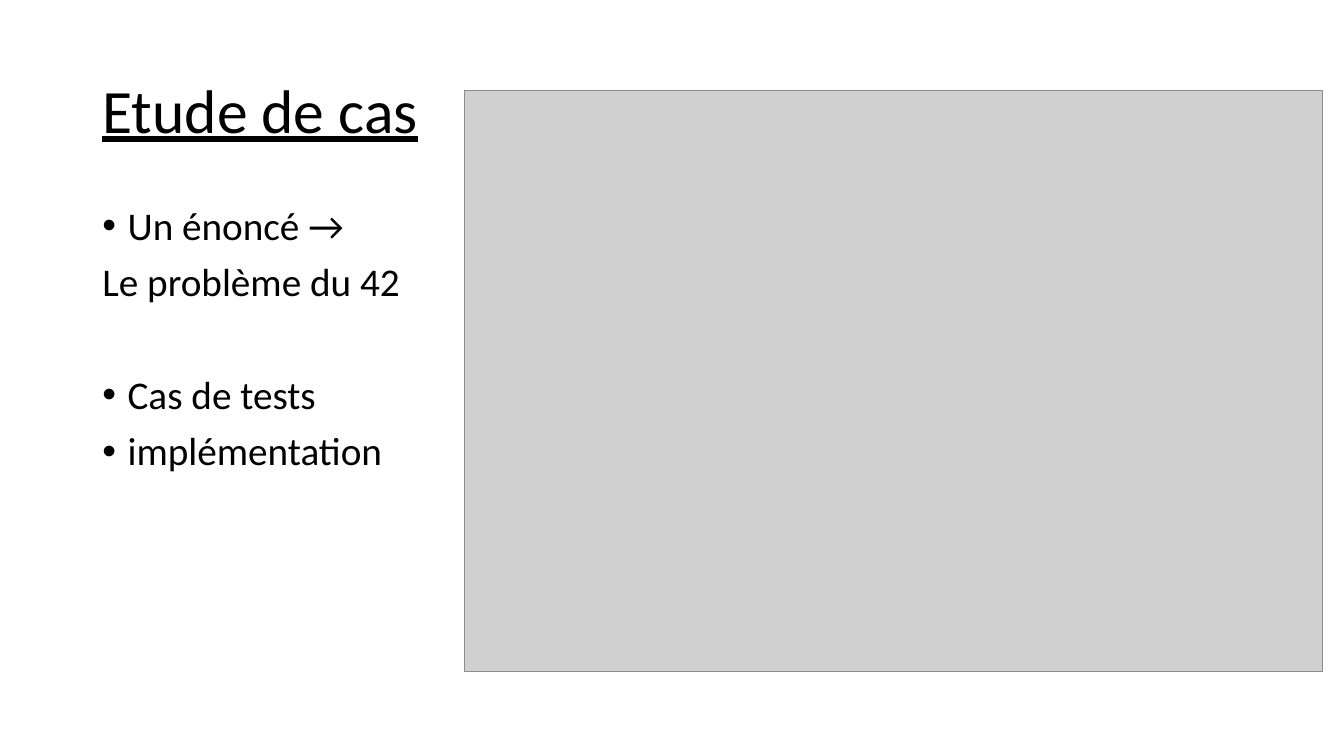
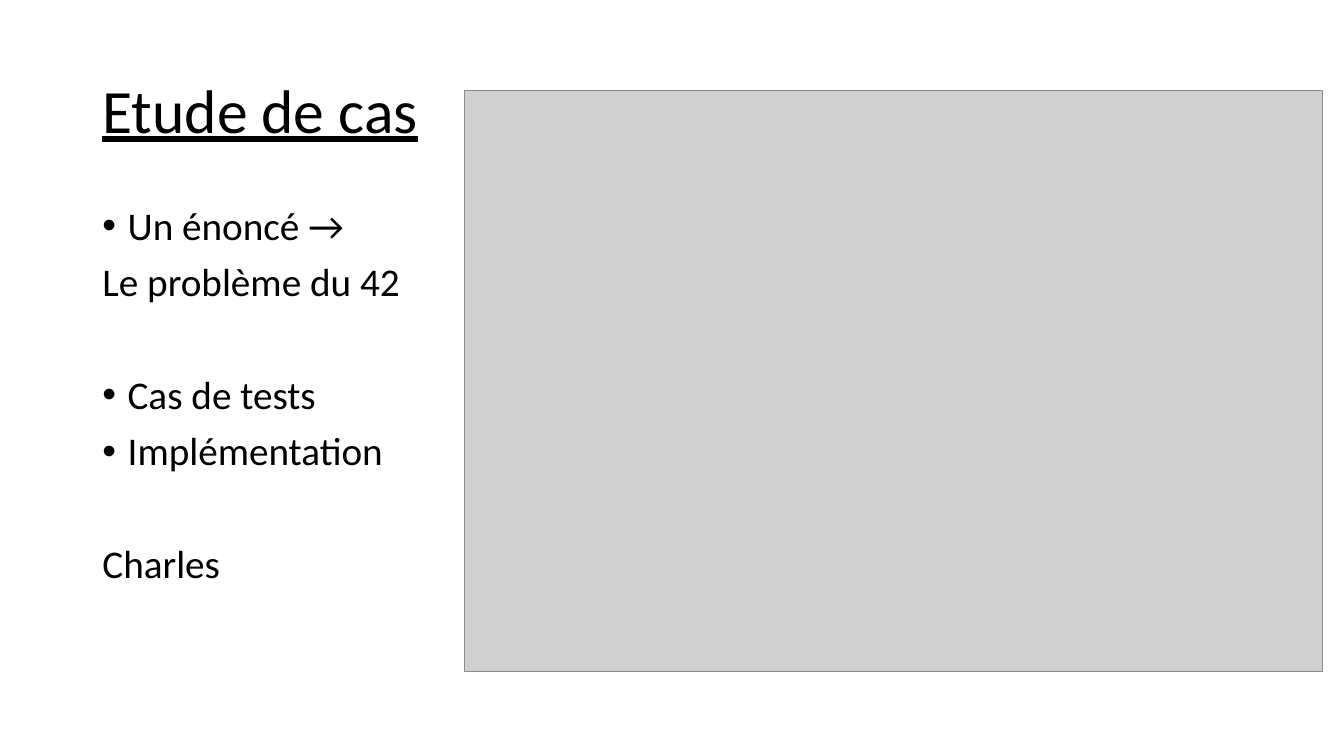
Before and after one commit to GRnice/ConcoursJuin, a slide deck: slide 11 of rapport/presentation.pptx. Drawn at 1344x756 pixels with LibreOffice and Linux fonts; fonts in the diff are those of the drawing; grey boxes stand for pictures. Boxes give left, top, right and bottom in pixels: in the first picture for what was removed or moved away, otherwise in the second. Text is boxed around its words. In the diff, an @@ line names an element or a change of style, - is before the commit and + after.

```diff
--- a/rapport/presentation.pptx
+++ b/rapport/presentation.pptx
@@ text at (x1=102, y1=437, x2=383, y2=579): text changed @@
-• implémentation
+• Implémentation
+Charles
```
Also in this commit, not shown: 12 other slides changed.
